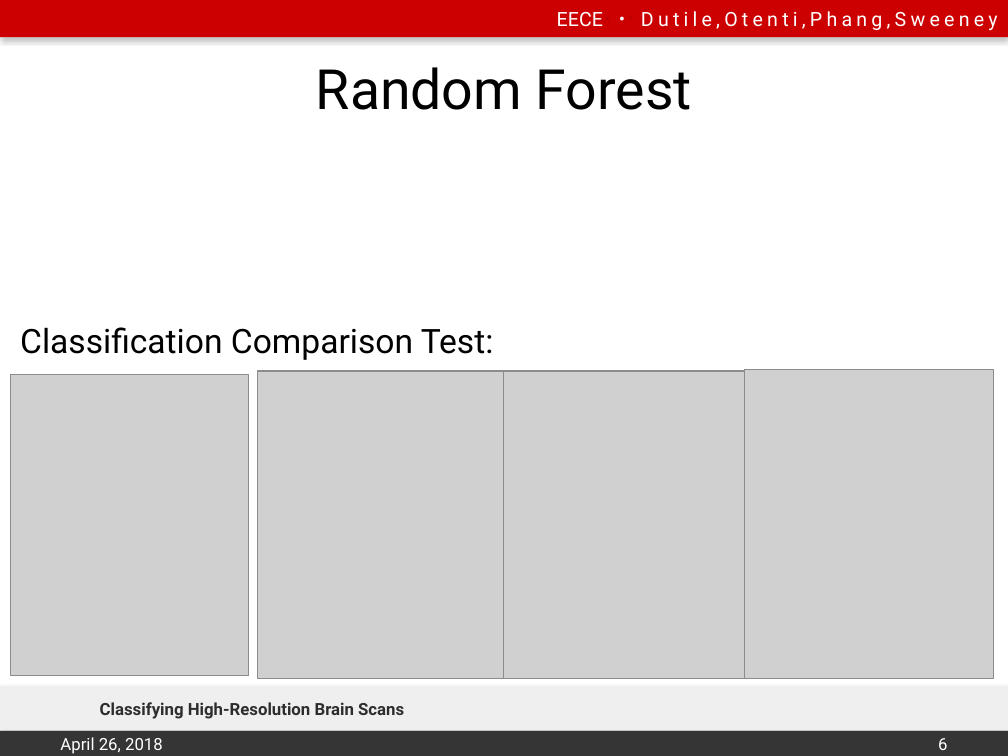
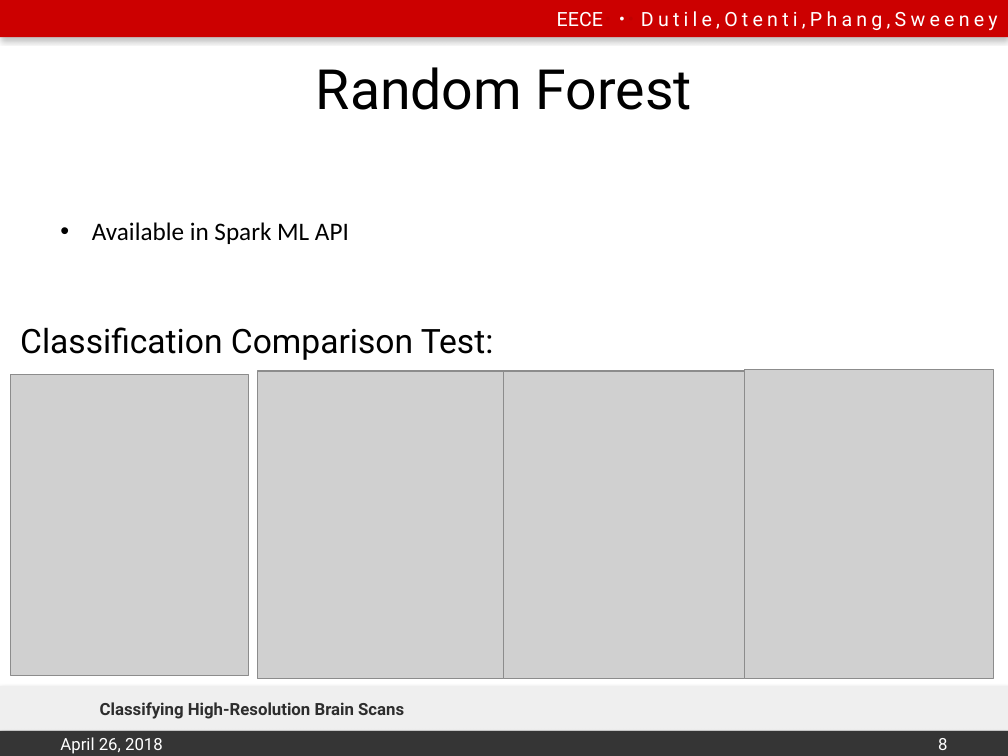
Before and after one commit to emily-jean/ml-brains, a slide deck: slide 8 of presentation/DutileOtentiPhangSweeney.pptx (slide 6 before the commit). Drawn at 1008x756 pixels with LibreOffice and Linux fonts; fonts in the diff are those of the drawing; grey boxes stand for pictures; background and template pictures are left out. Boxes give left, top, right and bottom in pixels: in the first picture for what was removed or moved away, otherwise in the second. Text is boxed around its words. In the diff, an @@ line names an element or a change of style, - is before the commit and + after.

```diff
--- a/presentation/DutileOtentiPhangSweeney.pptx
+++ b/presentation/DutileOtentiPhangSweeney.pptx
@@ text added at [92,222,349,244], 18 pt, text #000000 @@
+• Available in Spark ML API
@@ page number at [938,738,947,750]: text changed @@
-6
+8
```
Also in this commit, not shown: 6 other slides changed, 2 slides added, 2 other files.
